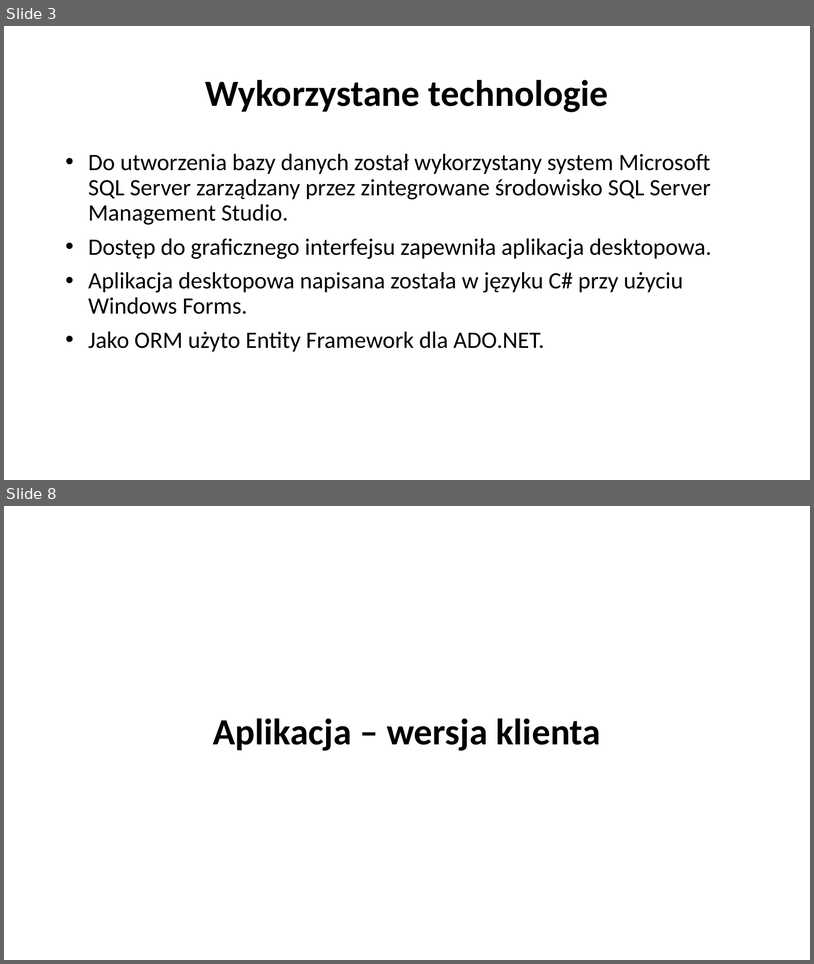
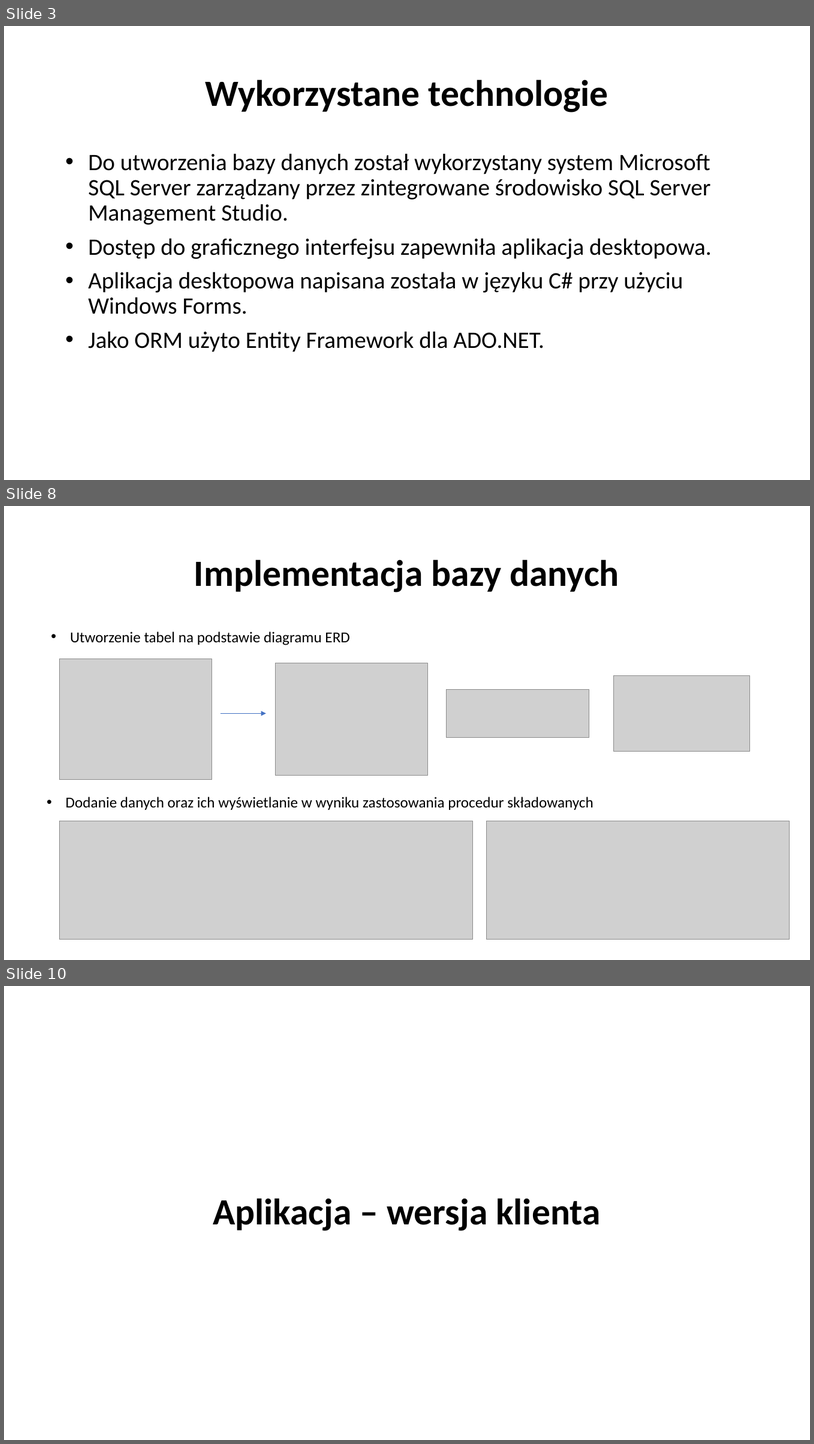
Before and after one commit to karoljaskolka/CinemaDesktopApp, a slide deck: Documentation/Cinema.pptx. Shown one above the other, each under a label of ours: slides 3 and 8 before the commit, slides 3, 8 and 10 after it; the slides between them are not shown. The pictures are 814x964 and 814x1444 pixels, drawn with LibreOffice and Linux fonts; fonts in the diff are those of the drawing; grey boxes stand for pictures; background and template pictures are left out. Boxes give left, top, right and bottom in pixels: in the first picture for what was removed or moved away, otherwise in the second. Text is boxed around its words. In the diff, an @@ line names an element or a change of style, - is before the commit and + after.

```diff
--- a/Documentation/Cinema.pptx
+++ b/Documentation/Cinema.pptx
@@ slide 8 added at box(4, 506, 810, 960), background picture (left out) @@
@@ title added at box(194, 559, 619, 592), 44 pt, text #000000, bold @@
+Implementacja bazy danych
@@ text added at box(70, 631, 350, 645), 18 pt, text #000000 @@
+• Utworzenie tabel na podstawie diagramu ERD
@@ picture added at box(60, 658, 212, 780) @@
@@ picture added at box(276, 663, 428, 775) @@
@@ picture added at box(614, 675, 750, 751) @@
@@ picture added at box(447, 690, 590, 737) @@
@@ arrow added from (221, 714) to (266, 714), #4472C4 0.5 pt @@
@@ text added at box(66, 796, 594, 810), 18 pt, text #000000 @@
+• Dodanie danych oraz ich wyświetlanie w wyniku zastosowania procedur składowanych
@@ picture added at box(60, 820, 473, 939) @@
@@ picture added at box(487, 820, 791, 939) @@
@@ what was slide 8 is now slide 10 @@
```
Also in this commit, not shown: 5 slides changed, 2 other slides added, 2 slides removed, 3 other files.
